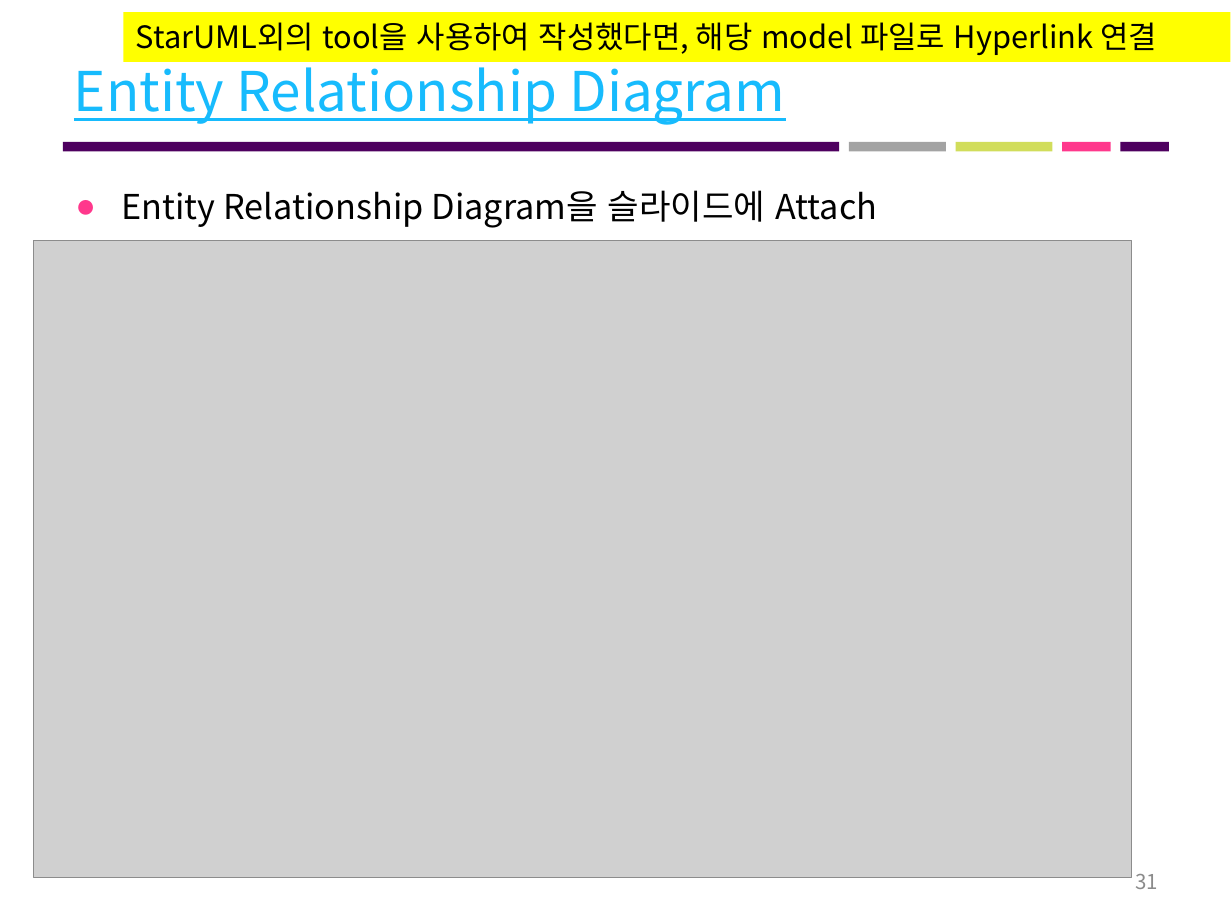
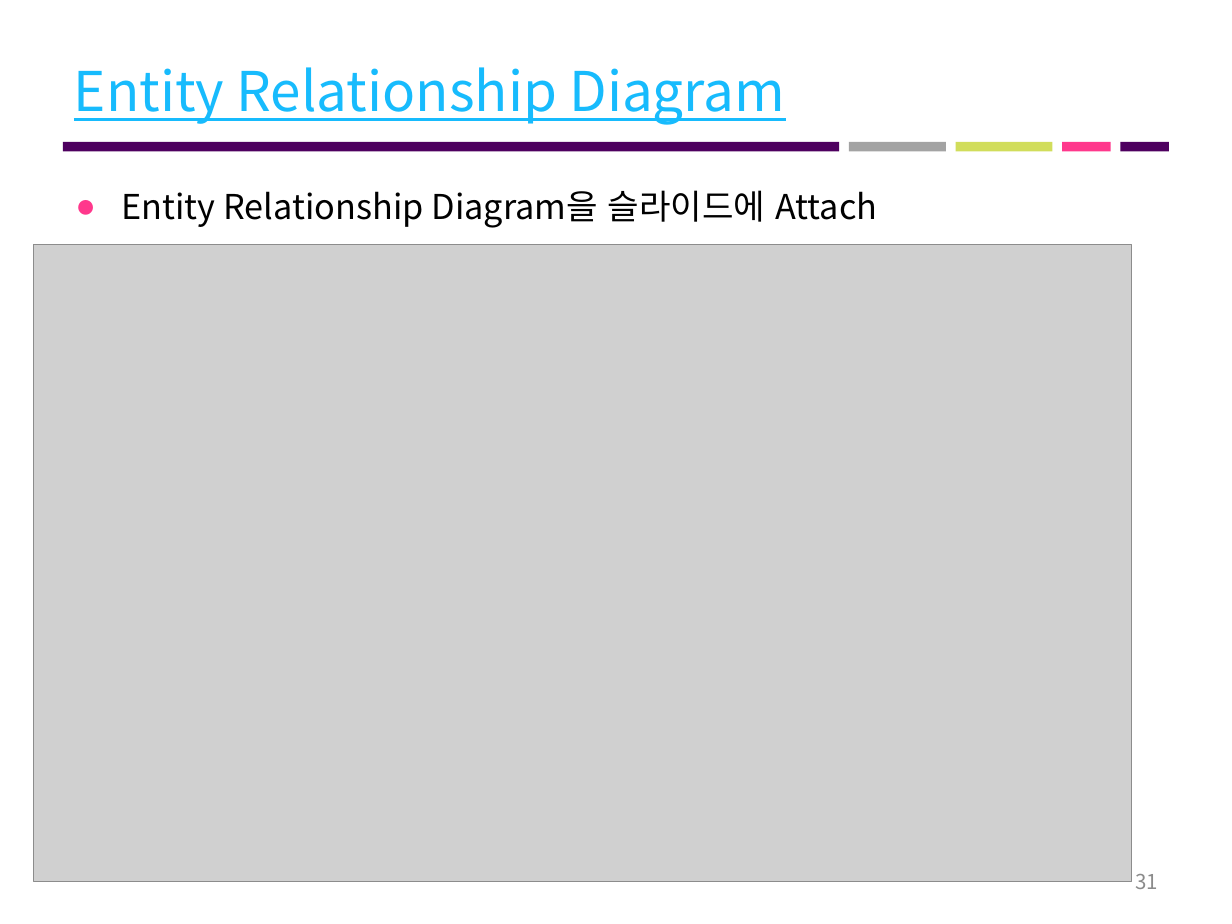
Before and after one commit to 7hong13/FillingGood, a slide deck: slide 31 of 최종산출물/4조 최종결과보고서.pptx. Drawn at 1232x924 pixels with LibreOffice and Linux fonts; fonts in the diff are those of the drawing; grey boxes stand for pictures. Boxes give left, top, right and bottom in pixels: in the first picture for what was removed or moved away, otherwise in the second. Text is boxed around its words. In the diff, an @@ line names an element or a change of style, - is before the commit and + after.

```diff
--- a/최종산출물/4조 최종결과보고서.pptx
+++ b/최종산출물/4조 최종결과보고서.pptx
@@ rectangle removed at (123,12,1230,62) @@
-StarUML외의 tool을 사용하여 작성했다면, 해당 model 파일로 Hyperlink 연결
@@ picture: place and size @@
-picture at (34,240,1132,877)
+picture at (34,244,1132,881)
```
Also in this commit, not shown: 2 other slides changed, 1 other file.
